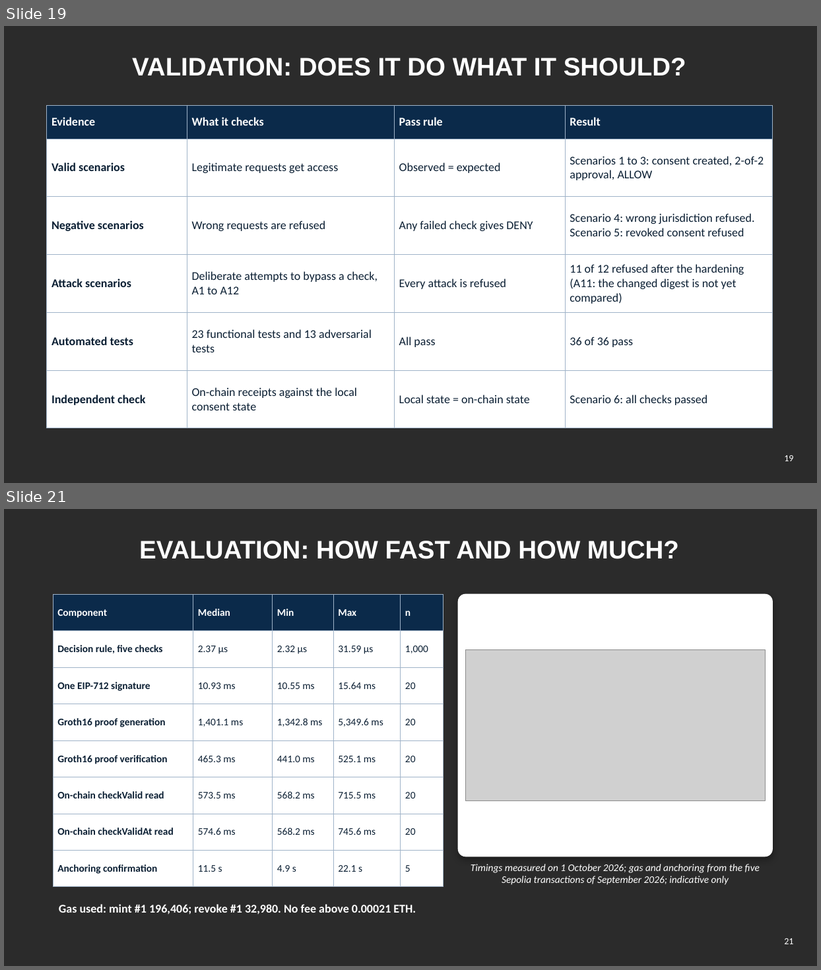
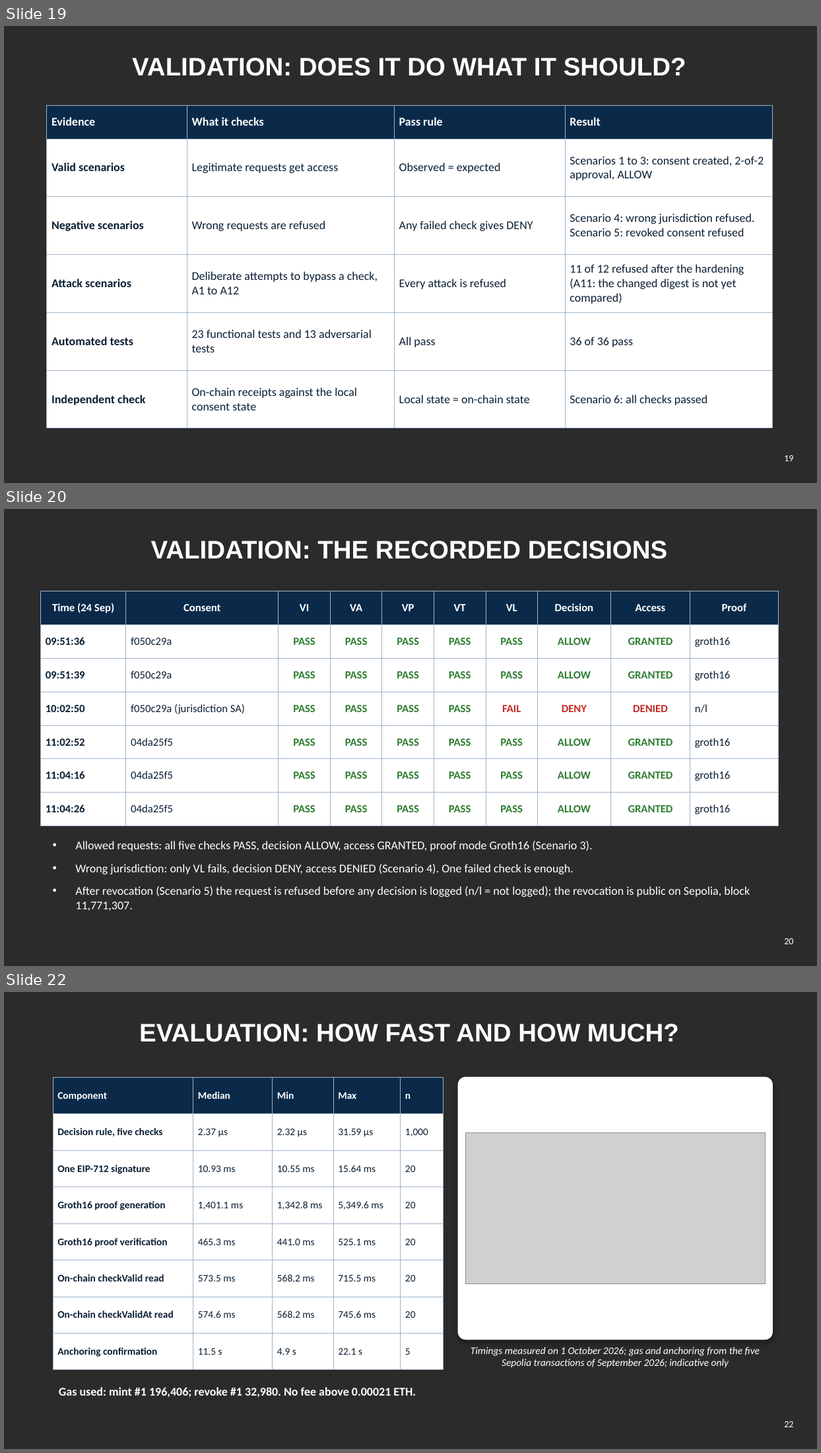
Before and after one commit to yasir12345678900/HealthRWA-Sepolia-Personal-try, a slide deck: docs/Yasir_Candidature_Reassessment_Slides_Simple.pptx. Shown one above the other, each under a label of ours: slides 19 and 21 before the commit, slides 19, 20 and 22 after it; the slides between them are not shown. The pictures are 821x970 and 821x1453 pixels, drawn with LibreOffice and Linux fonts; fonts in the diff are those of the drawing; grey boxes stand for pictures; background and template pictures are left out; a plain dark background stands for a picture behind light text. Boxes give left, top, right and bottom in pixels: in the first picture for what was removed or moved away, otherwise in the second. Text is boxed around its words. In the diff, an @@ line names an element or a change of style, - is before the commit and + after.

```diff
--- a/docs/Yasir_Candidature_Reassessment_Slides_Simple.pptx
+++ b/docs/Yasir_Candidature_Reassessment_Slides_Simple.pptx
@@ slide 20 added at [4,509,817,966], background picture (left out) @@
@@ title added at [151,541,667,559], 30 pt, text #FFFFFF, bold @@
+VALIDATION: THE RECORDED DECISIONS
@@ table added at [40,591,779,817], 7 rows, 10 columns @@
+Time (24 Sep) | Consent | VI | VA | VP | VT | VL | Decision | Access | Proof
+09:51:36 | f050c29a | PASS | PASS | PASS | PASS | PASS | ALLOW | GRANTED | groth16
+09:51:39 | f050c29a | PASS | PASS | PASS | PASS | PASS | ALLOW | GRANTED | groth16
+10:02:50 | f050c29a (jurisdiction SA) | PASS | PASS | PASS | PASS | FAIL | DENY | DENIED | n/l
+11:02:52 | 04da25f5 | PASS | PASS | PASS | PASS | PASS | ALLOW | GRANTED | groth16
+11:04:16 | 04da25f5 | PASS | PASS | PASS | PASS | PASS | ALLOW | GRANTED | groth16
+11:04:26 | 04da25f5 | PASS | PASS | PASS | PASS | PASS | ALLOW | GRANTED | groth16
@@ text added at [75,841,750,911], 14 pt, text #FFFFFF @@
+• Allowed requests: all five checks PASS, decision ALLOW, access GRANTED, proof mode Groth16 (Scenario 3).
+• Wrong jurisdiction: only VL fails, decision DENY, access DENIED (Scenario 4). One failed check is enough.
+• After revocation (Scenario 5) the request is refused before any decision is logged (n/l = not logged); the revocation is public on Sepolia, block 11,771,307.
@@ page number added at [784,939,793,945], 11 pt, text #FFFFFF @@
+20
@@ what was slide 21 is now slide 22 @@
@@ page number at [784,1422,793,1428]: text changed @@
-21
+22
```
Also in this commit, not shown: 1 other slide added, 1 slide removed, 2 other files.
